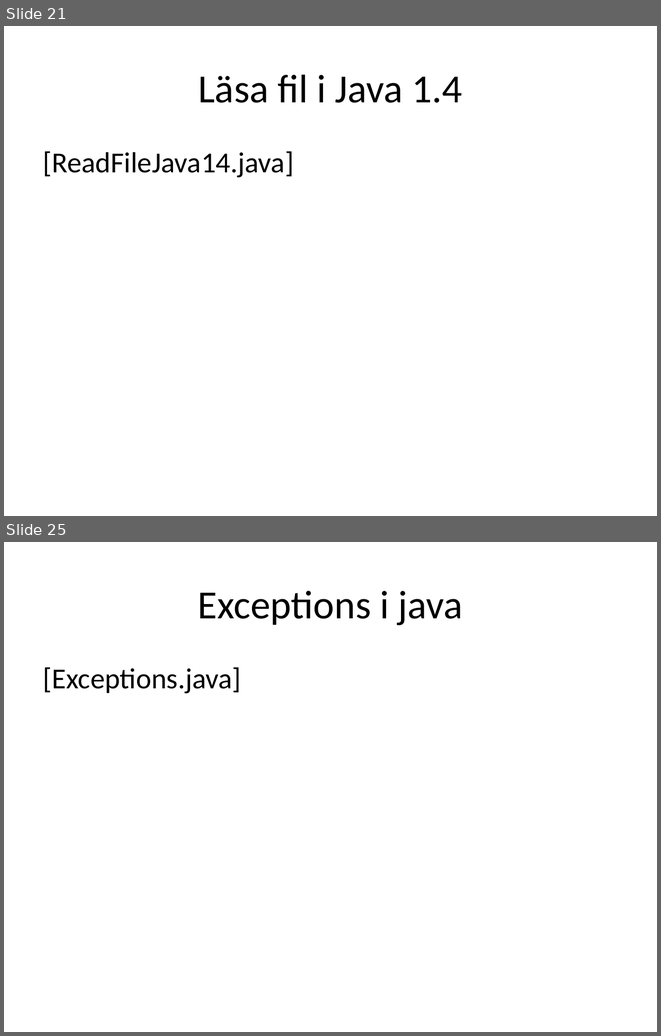
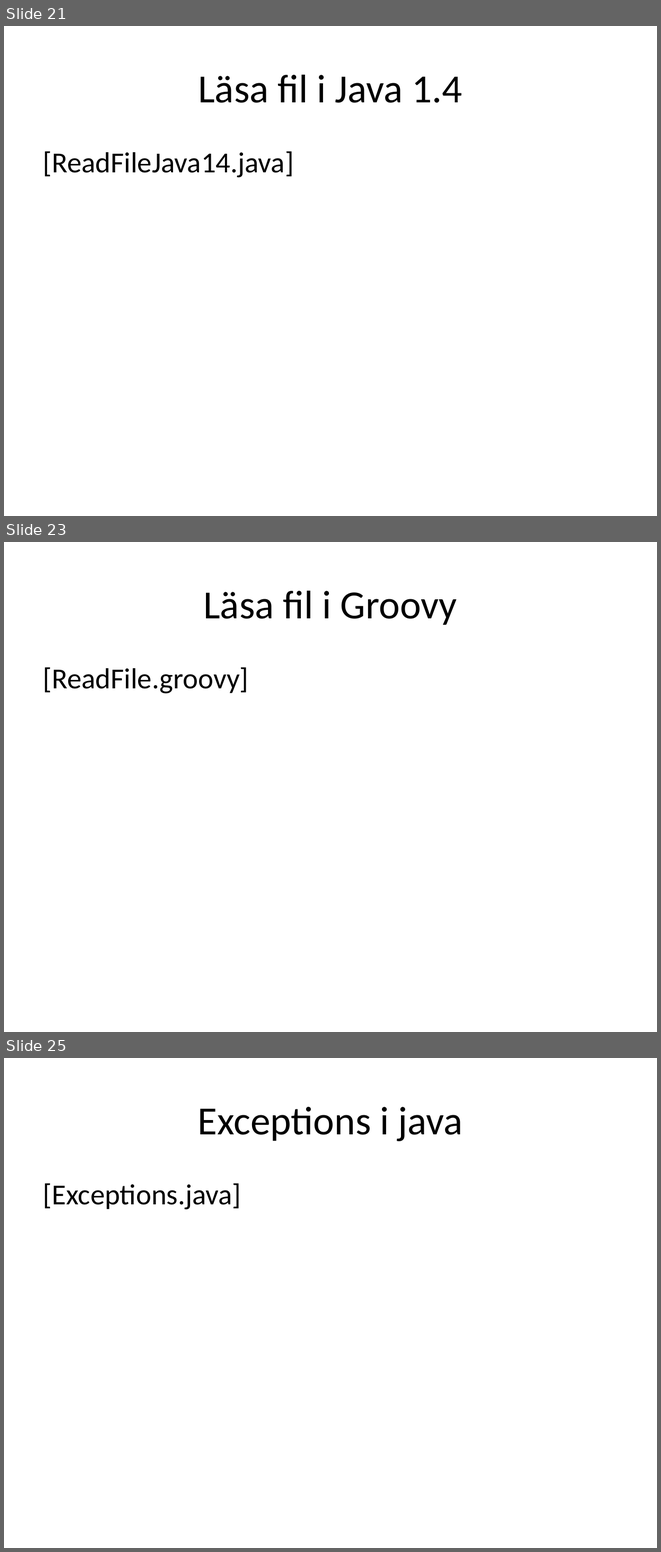
Before and after one commit to me97esn/groovyseminarium, a slide deck: groovyseminarie/dokument/groovyseminarium_source.pptx. Shown one above the other, each under a label of ours: slides 21 and 25 before the commit, slides 21, 23 and 25 after it; the slides between them are not shown. The pictures are 661x1036 and 661x1552 pixels, drawn with LibreOffice and Linux fonts; fonts in the diff are those of the drawing. Boxes give left, top, right and bottom in pixels: in the first picture for what was removed or moved away, otherwise in the second. Text is boxed around its words. In the diff, an @@ line names an element or a change of style, - is before the commit and + after.

```diff
--- a/groovyseminarie/dokument/groovyseminarium_source.pptx
+++ b/groovyseminarie/dokument/groovyseminarium_source.pptx
@@ slide 23 added at (4,542,657,1032), background #FFFFFF @@
@@ title added at (203,590,457,625), 44 pt, text #000000 @@
+Läsa fil i Groovy
@@ text added at (43,667,249,694), 32 pt, text #000000 @@
+[ReadFile.groovy]
```
Also in this commit, not shown: 7 slides changed, 2 other slides added, 1 slide removed, 8 other files.
